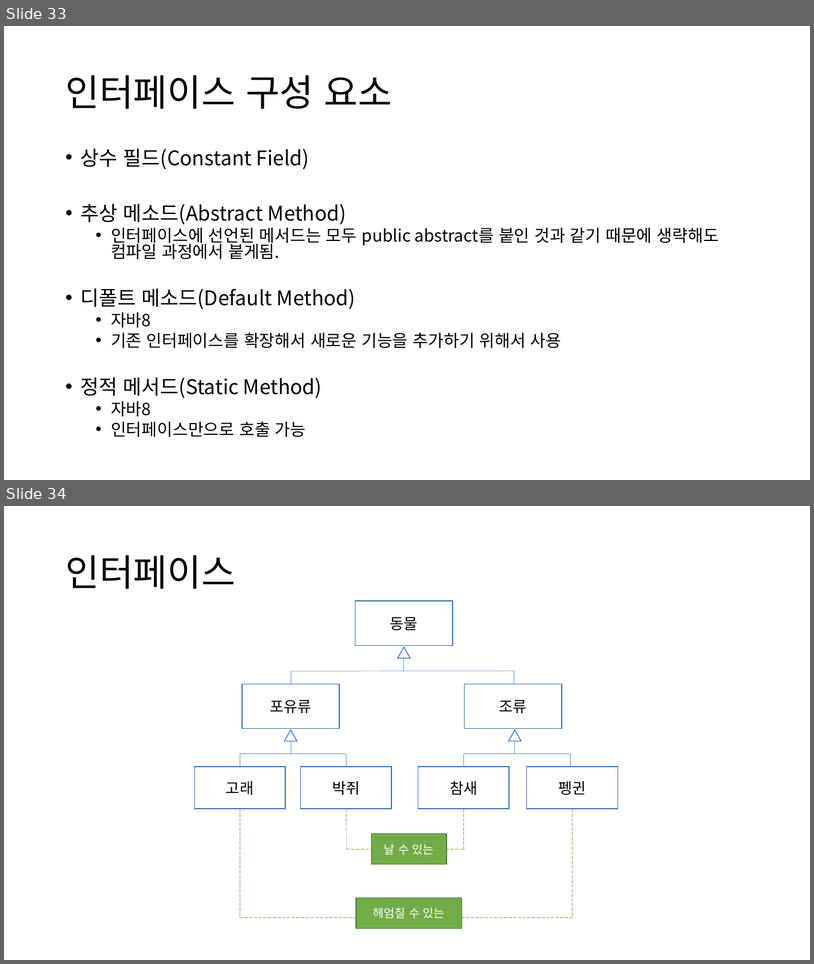
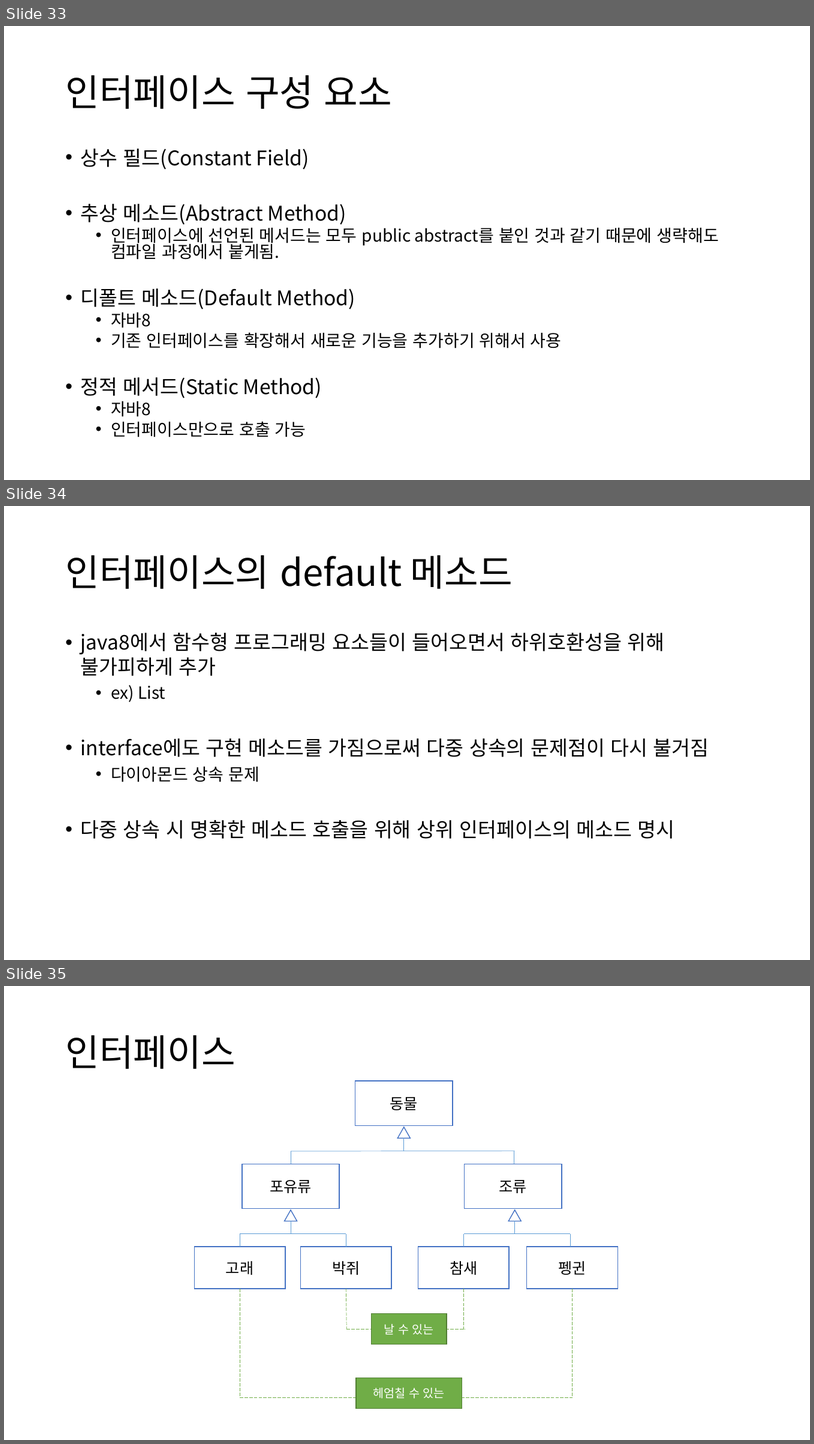
Before and after one commit to YonghoChoi/develop-note, a slide deck: ppt/객체지향 기본.pptx. Shown one above the other, each under a label of ours: slides 33 and 34 before the commit, slides 33, 34 and 35 after it. The pictures are 814x964 and 814x1444 pixels, drawn with LibreOffice and Linux fonts; fonts in the diff are those of the drawing. Boxes give left, top, right and bottom in pixels: in the first picture for what was removed or moved away, otherwise in the second. Text is boxed around its words. In the diff, an @@ line names an element or a change of style, - is before the commit and + after.

```diff
--- a/ppt/객체지향 기본.pptx
+++ b/ppt/객체지향 기본.pptx
@@ slide 34 added at (4, 506, 810, 960), background #FFFFFF @@
@@ title added at (65, 555, 513, 589), 44 pt, text #000000 @@
+인터페이스의 default 메소드
@@ text added at (81, 633, 710, 838), 24 pt, text #000000 @@
+• java8에서 함수형 프로그래밍 요소들이 들어오면서 하위호환성을 위해 불가피하게 추가
+  • ex) List
+• interface에도 구현 메소드를 가짐으로써 다중 상속의 문제점이 다시 불거짐
+  • 다이아몬드 상속 문제
+• 다중 상속 시 명확한 메소드 호출을 위해 상위 인터페이스의 메소드 명시
@@ what was slide 34 is now slide 35 @@
```
Also in this commit, not shown: 1 slide changed, 5 other slides added, 4 slides removed.
